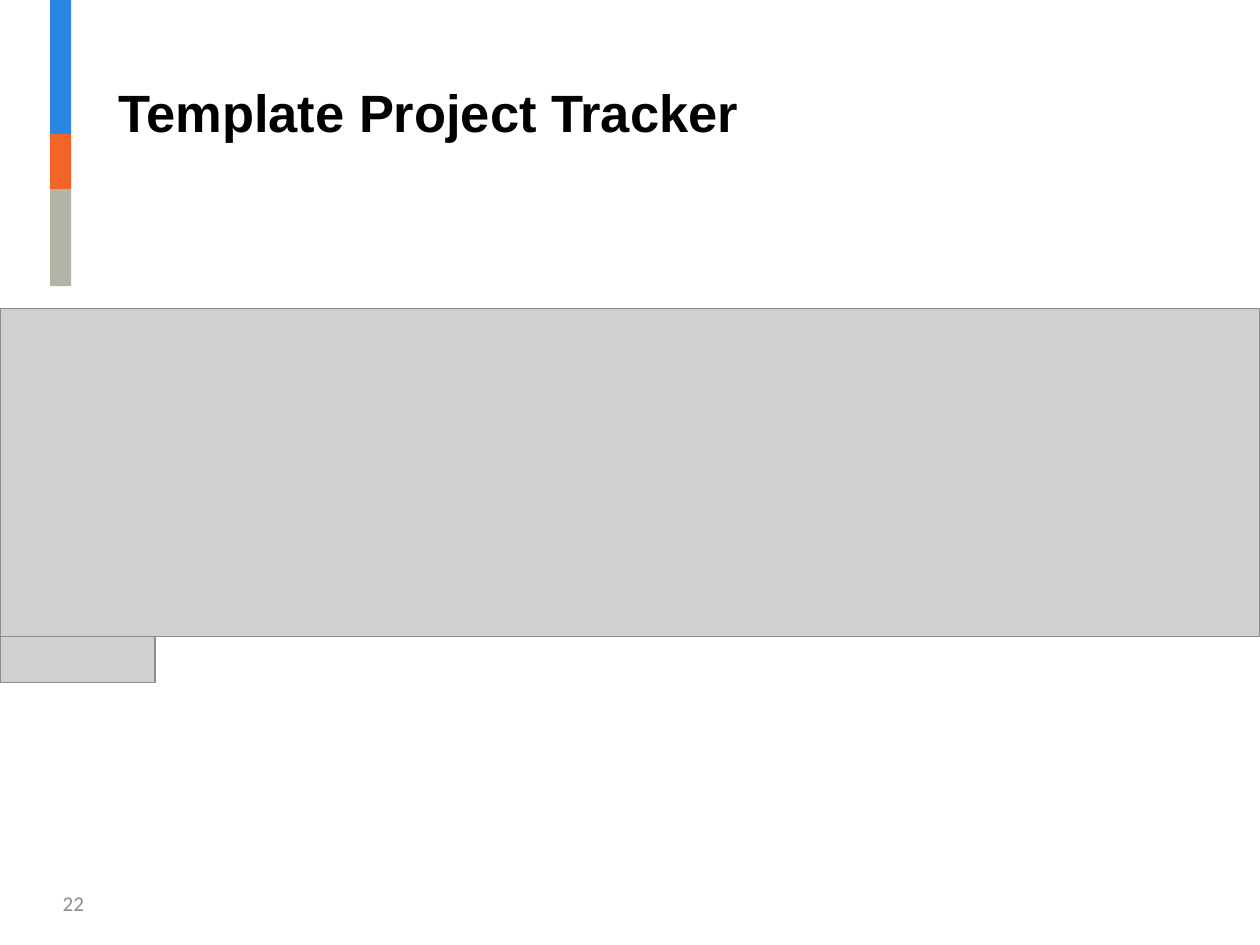
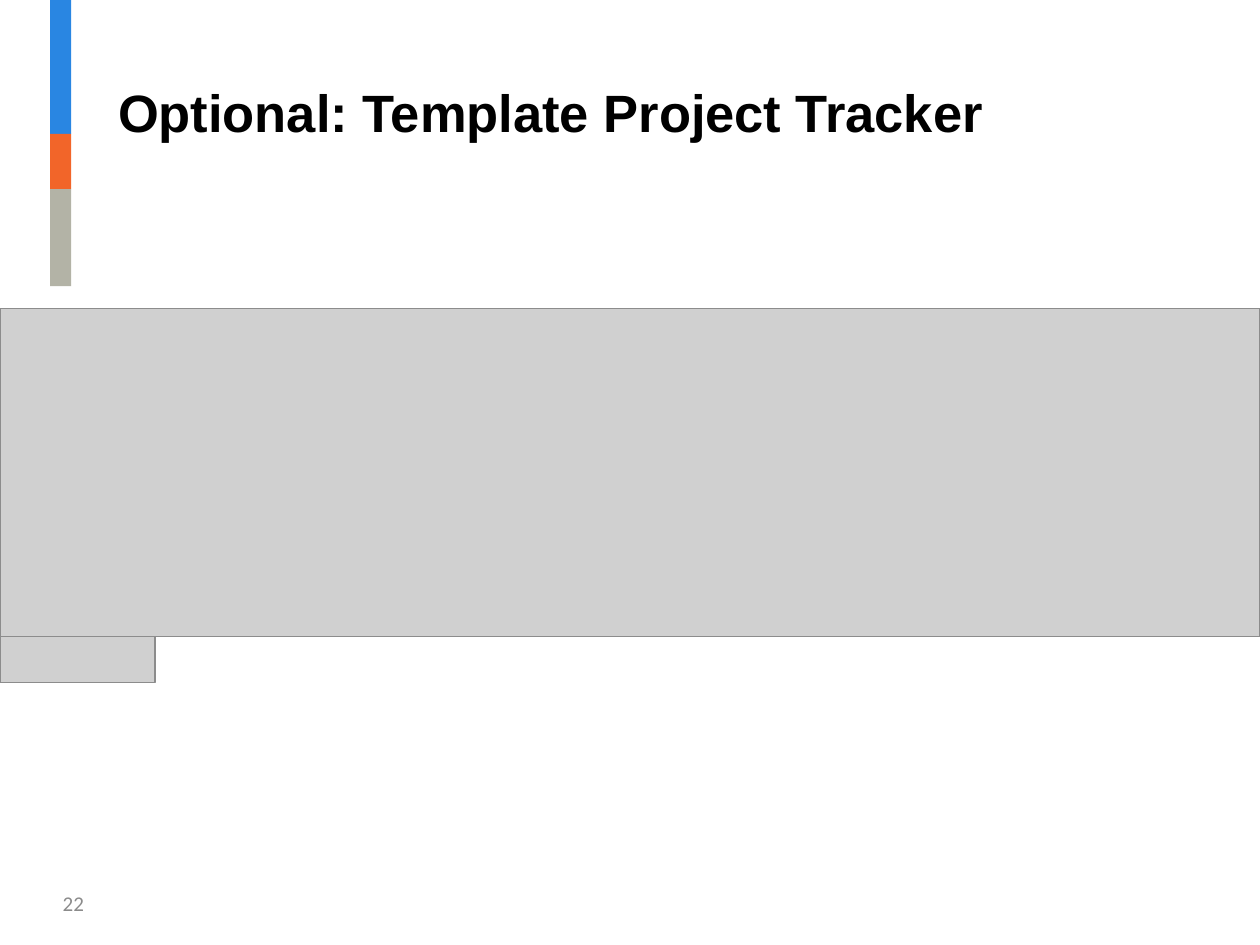
Before and after one commit to jalavery/timetrackR, a slide deck: slide 22 of RLadies timetrackR Presentation.pptx. Drawn at 1260x945 pixels with LibreOffice and Linux fonts; fonts in the diff are those of the drawing; grey boxes stand for pictures; background and template pictures are left out. Boxes give left, top, right and bottom in pixels: in the first picture for what was removed or moved away, otherwise in the second. Text is boxed around its words. In the diff, an @@ line names an element or a change of style, - is before the commit and + after.

```diff
--- a/RLadies timetrackR Presentation.pptx
+++ b/RLadies timetrackR Presentation.pptx
@@ title at (118,94,983,143): text changed @@
-Template Project Tracker
+Optional: Template Project Tracker
```
Also in this commit, not shown: 3 other slides changed.
